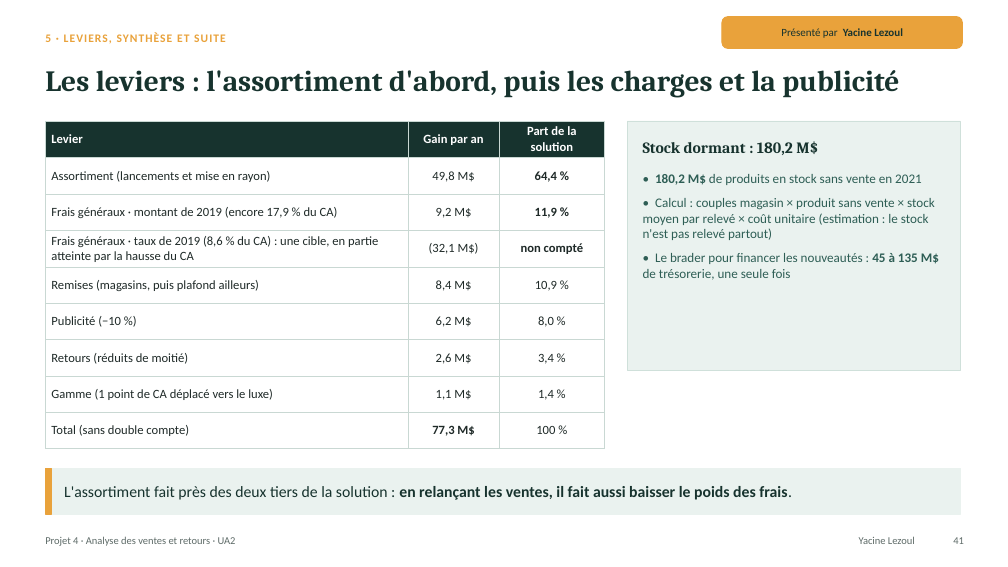
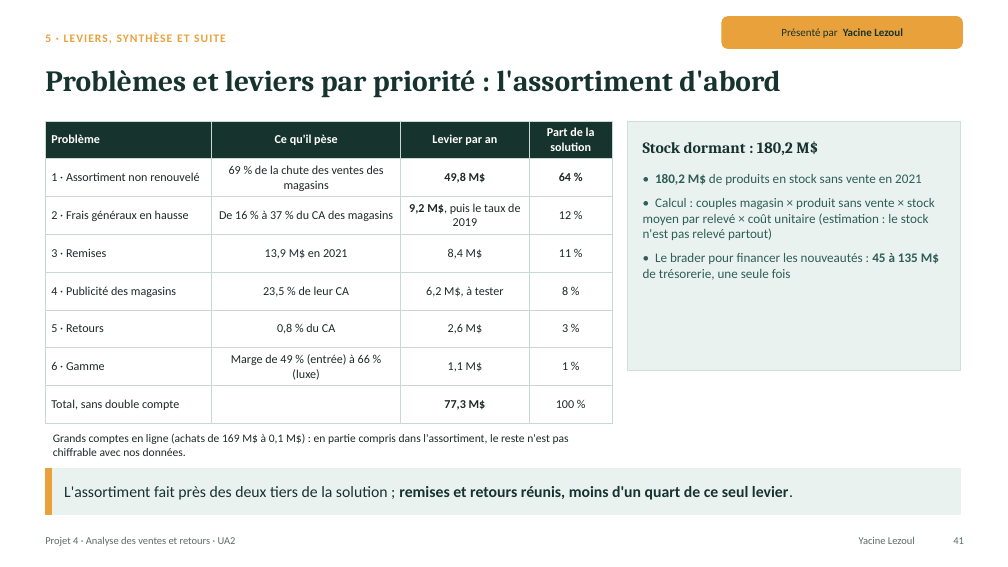
Before and after one commit to lezoul/projet4-contoso, a slide deck: slide 41 of reports/presentations/UA2_presentation_L3_L4.pptx. Drawn at 1008x567 pixels with LibreOffice and Linux fonts; fonts in the diff are those of the drawing. Boxes give left, top, right and bottom in pixels: in the first picture for what was removed or moved away, otherwise in the second. Text is boxed around its words. In the diff, an @@ line names an element or a change of style, - is before the commit and + after.

Commit message:
UA2 : présentation finale (jonction vers les charges, problèmes et leviers fusionnés, stock dormant bradé) et rapport L3+L4 corrigé

```diff
--- a/reports/presentations/UA2_presentation_L3_L4.pptx
+++ b/reports/presentations/UA2_presentation_L3_L4.pptx
@@ text at <box>45,70,780,98</box>: text changed @@
-Les leviers : l'assortiment d'abord, puis les charges et la publicité
+Problèmes et leviers par priorité : l'assortiment d'abord
@@ table at <box>45,121,613,423</box> @@
-Levier | Gain par an | Part de la solution
-Assortiment (lancements et mise en rayon) | 49,8 M$ | 64,4 %
-Frais généraux · montant de 2019 (encore 17,9 % du CA) | 9,2 M$ | 11,9 %
-Frais généraux · taux de 2019 (8,6 % du CA) : une cible, en partie atteinte par la hausse du CA | (32,1 M$) | non compté
-Remises (magasins, puis plafond ailleurs) | 8,4 M$ | 10,9 %
-Publicité (−10 %) | 6,2 M$ | 8,0 %
-Retours (réduits de moitié) | 2,6 M$ | 3,4 %
-Gamme (1 point de CA déplacé vers le luxe) | 1,1 M$ | 1,4 %
-Total (sans double compte) | 77,3 M$ | 100 %
+Problème | Ce qu'il pèse | Levier par an | Part de la solution
+1 · Assortiment non renouvelé | 69 % de la chute des ventes des magasins | 49,8 M$ | 64 %
+2 · Frais généraux en hausse | De 16 % à 37 % du CA des magasins | 9,2 M$, puis le taux de 2019 | 12 %
+3 · Remises | 13,9 M$ en 2021 | 8,4 M$ | 11 %
+4 · Publicité des magasins | 23,5 % de leur CA | 6,2 M$, à tester | 8 %
+5 · Retours | 0,8 % du CA | 2,6 M$ | 3 %
+6 · Gamme | Marge de 49 % (entrée) à 66 % (luxe) | 1,1 M$ | 1 %
+Total, sans double compte |  | 77,3 M$ | 100 %
@@ table: place and size @@
-table at <box>45,121,605,448</box>
+table at <box>45,121,613,423</box>
@@ text added at <box>53,433,569,456</box>, 11 pt, text #1F2A28 @@
+Grands comptes en ligne (achats de 169 M$ à 0,1 M$) : en partie compris dans l'assortiment, le reste n'est pas chiffrable avec nos données.
@@ text at <box>64,486,793,500</box>: text changed @@
-L'assortiment fait près des deux tiers de la solution : en relançant les ventes, il fait aussi baisser le poids des frais.
+L'assortiment fait près des deux tiers de la solution ; remises et retours réunis, moins d'un quart de ce seul levier.
```
Also in this commit, not shown: 2 other slides changed, 1 slide removed, 1 other file.
